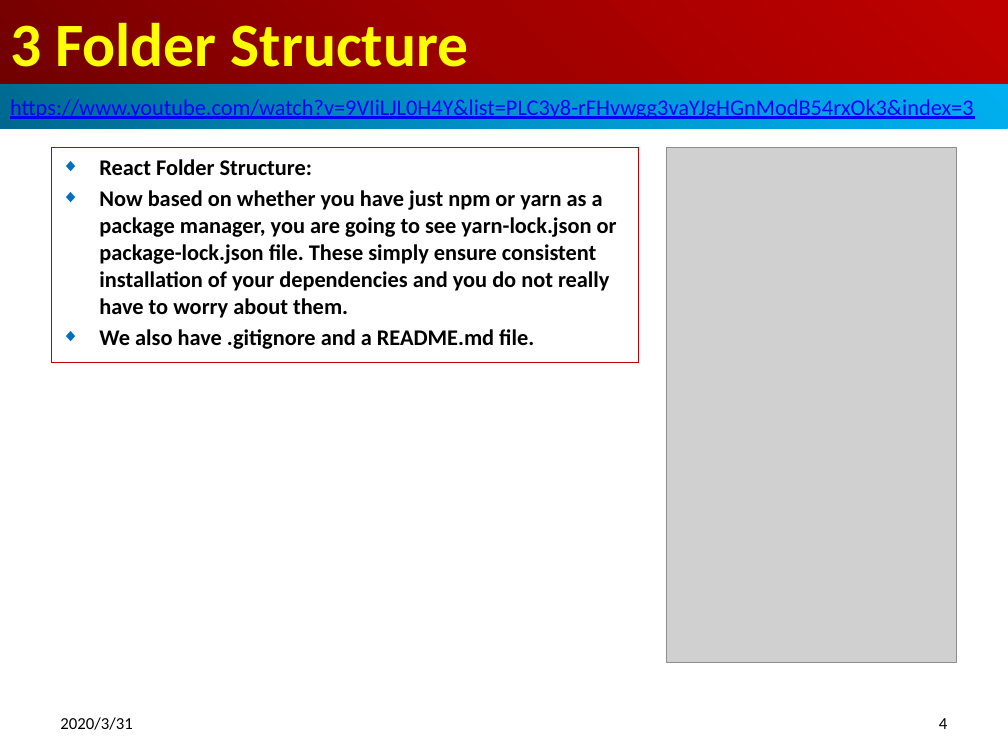
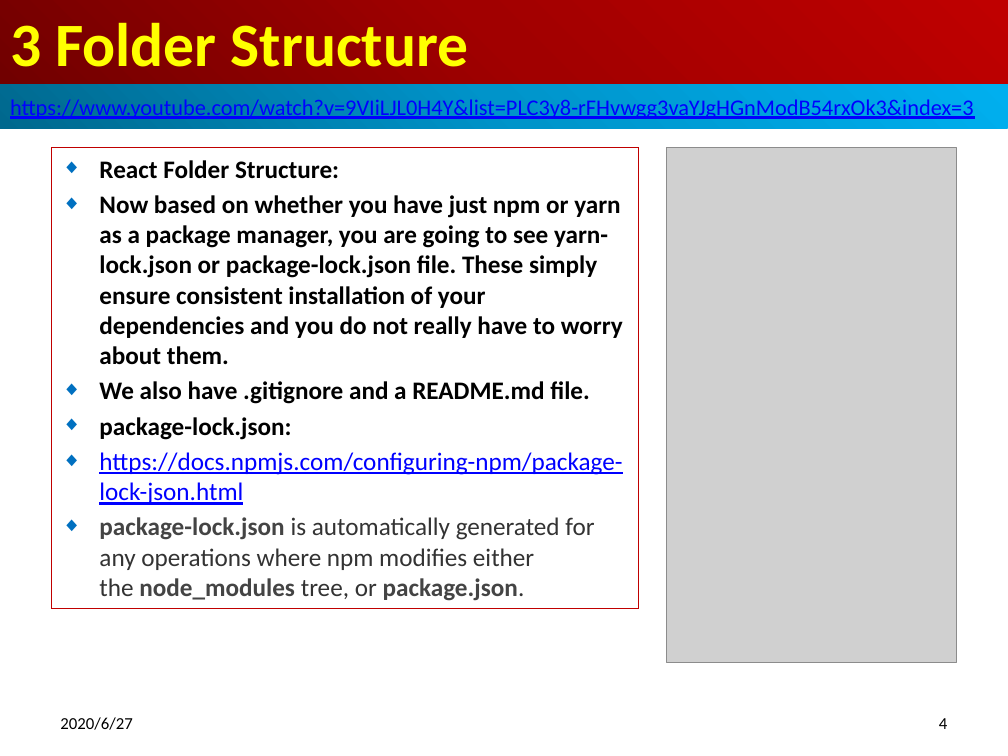
Before and after one commit to peterhchen/800-React-Hook, a slide deck: slide 4 of 03_FolderStruct.pptx. Drawn at 1008x756 pixels with LibreOffice and Linux fonts; fonts in the diff are those of the drawing; grey boxes stand for pictures. Boxes give left, top, right and bottom in pixels: in the first picture for what was removed or moved away, otherwise in the second. Text is boxed around its words. In the diff, an @@ line names an element or a change of style, - is before the commit and + after.

```diff
--- a/03_FolderStruct.pptx
+++ b/03_FolderStruct.pptx
@@ subtitle "React Folder Structure:": place and size @@
-subtitle "React Folder Structure:" at (51, 148, 639, 363)
+subtitle "React Folder Structure:" at (51, 148, 639, 609)
@@ subtitle at (99, 160, 623, 404): size 16 to 18 pt in "React Folder Structure:", "Now based on whether you have just ...", "We also have .gitignore and a README.md ..." @@
@@ subtitle at (99, 417, 622, 601): paragraphs added @@
+◆ package-lock.json:
+◆ https://docs.npmjs.com/configuring-npm/package-lock-json.html
+◆ package-lock.json is automatically generated for any operations where npm modifies either the node_modules tree, or package.json.
@@ text at (60, 717, 132, 730): text changed @@
-2020/3/31
+2020/6/27
```
Also in this commit, not shown: 17 other slides changed, 2 slides added.
